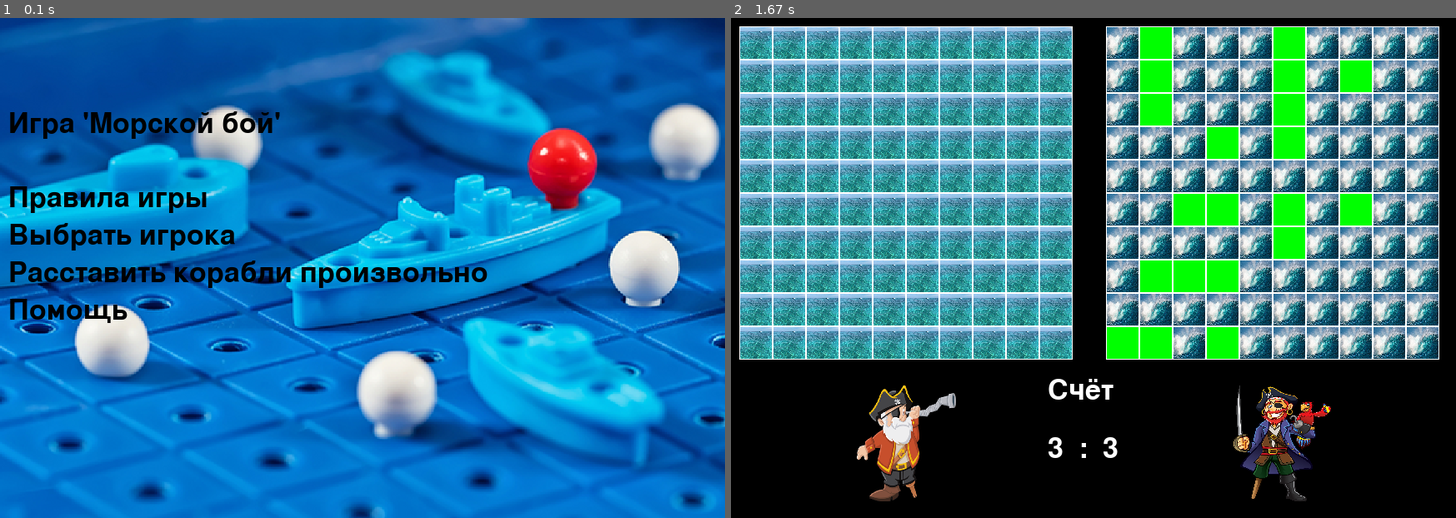
Above: before the commit, frames 1-2 (left to right).
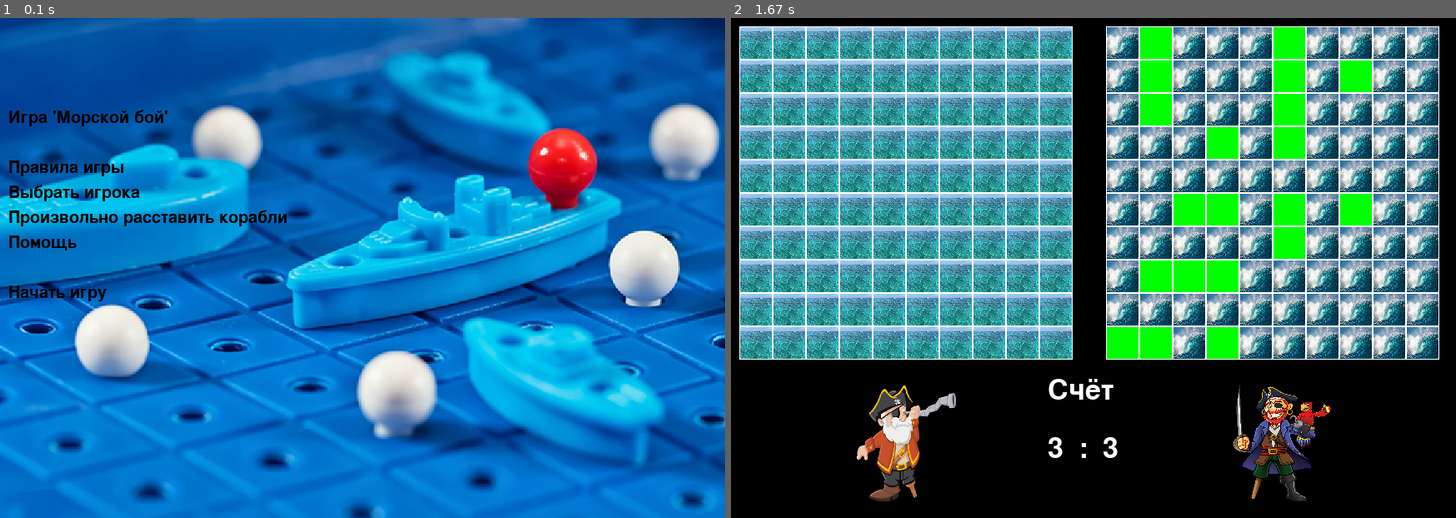
Above: after the commit, the same moments.

Repository: EkaterinaKopytina-Zhemchuzhnikova/pygame_project
Game: pygame game, started from board.py
Same seed, same stepped clock (60 frames per second), same inputs: the game is played once before the commit and once after it.
Inputs:
- Up to frame 1 (0.1 s): no input
- Up to frame 2 (1.67 s): hold Right 0.33-0.8 s; tap 4 at 0.83 s

The runs differ from the first frame. In frame 1, 4.4% of the frame differs, in the area x 1-68%, y 18-61%; in frame 2, nothing differs.

Commit message:
с тайлами и музыкой

Diff:
--- a/board.py
+++ b/board.py
@@ -1,4 +1,6 @@
-import pygame, os, sys
+import pygame
+import os
+import sys
 from random import randint, choice
 
 pygame.init()
@@ -6,9 +8,20 @@
 screen = pygame.display.set_mode(size)
 HERO_LIST = ['my_pirat.png', 'prog_pirat.png']
 
+
 def terminate():
     pygame.quit()
     sys.exit()
+
+
+def load_music(name):
+    fullname = os.path.join('data', name)
+    try:
+        pygame.mixer.music.load(fullname)
+        pygame.mixer.music.play(-1)
+    except pygame.error as message:
+        print('Cannot load music:', name)
+        raise SystemExit(message)
 
 
 def load_image(name, color_key=None):
@@ -29,17 +42,20 @@
 
 
 def start_screen():
+    global load_map
+    load_music('start.wav')
     x, y = None, None
     intro_text = ["Игра 'Морской бой'", "",
                   "Правила игры",
                   "Выбрать игрока",
-                  "Расставить корабли произвольно",
-                  "Помощь"]
+                  "Произвольно расставить корабли",
+                  "Помощь", "",
+                  "Начать игру"]
     menu_border = pygame.sprite.Group()
     menu_hero = pygame.sprite.Group()
     fon = pygame.transform.scale(load_image('start screen.png'), (WIDTH, HEIGHT))
     screen.blit(fon, (0, 0))
-    font = pygame.font.Font(None, 50)
+    font = pygame.font.Font(None, 30)
     text_coord = 100
     for line in intro_text:
         sprite = pygame.sprite.Sprite()
@@ -55,6 +71,8 @@
         for event in pygame.event.get():
             if event.type == pygame.QUIT:
                 terminate()
+            elif event.type == pygame.KEYDOWN:
+                return
             elif event.type == pygame.MOUSEBUTTONDOWN:
                 for spr in menu_border:
                     if spr.intro_rect.collidepoint(event.pos):
@@ -66,12 +84,15 @@
                         elif index_in_nenu == 3:
                             choose_hero(menu_hero)
                         elif index_in_nenu == 4:
-                            pass
+                            color = '#4169E1' if load_map else 'black'
+                            pygame.draw.line(screen, pygame.Color(color), (10, 255), (287, 255), 2)
+                            load_map = not load_map
                         elif index_in_nenu == 5:
                             readfile('data/Help.txt')
-            elif event.type == pygame.KEYDOWN:
-                return
+                        elif index_in_nenu == 7:
+                            return
         pygame.display.flip()
+
 
 def choose_hero(hero):
     global my_hero_image
@@ -100,6 +121,7 @@
                         my_hero_image = HERO_LIST[index_in_nenu_hero]
         hero.draw(screen)
         pygame.display.flip()
+
 
 def readfile(filename):
     screen.fill(pygame.Color("#4682B4"))
@@ -148,7 +170,8 @@
                                                          (self.cell_size, self.cell_size)), pygame.transform.scale(
             load_image('one.png'), (self.cell_size, self.cell_size))
         self.bomb = pygame.transform.scale(load_image('boom.png'),
-                                                         (self.cell_size - 3, self.cell_size - 3))
+                                           (self.cell_size - 3, self.cell_size - 3))
+
     def render(self):
         for y in range(self.height):
             for x in range(self.width):
@@ -318,7 +341,7 @@
         self.bomb = pygame.transform.scale(load_image('boom.png'),
                                            (self.cell_size - 3, self.cell_size - 3))
         self.water = pygame.transform.scale(load_image('water.jpg'),
-                                                         (self.cell_size, self.cell_size))
+                                            (self.cell_size, self.cell_size))
 
     def get_cell(self, mouse_pos):
         cell_x = (mouse_pos[0] - self.left) // self.cell_size
@@ -499,6 +522,7 @@
 
 
 def congradulations(winner):
+    load_music('final.wav')
     message = "Вы выиграли! Поздравляем!" if winner == "people" else "Вы проиграли!"
     font = pygame.font.Font(None, 50)
     text = font.render(message, True, pygame.Color("#000080"))
@@ -551,22 +575,50 @@
     for _ in range(baloon_count):
         Baloon(mess_rect)
 
+
 def total_play(my_total=3, enemy_total=3):
     font = pygame.font.Font(None, 50)
     text1 = font.render("Счёт", True, pygame.Color("white"))
     text1_x, text1_y = 380, 430
-    text1_w, text1_h = text1.get_width(), text1.get_height()
     text2 = font.render(f"{my_total}  :  {enemy_total}", True, pygame.Color("white"))
     text2_x, text2_y = 380, 500
-    text2_w, text2_h = text2.get_width(), text2.get_height()
     screen.blit(text1, (text1_x, text1_y))
     screen.blit(text2, (text2_x, text2_y))
 
+
+def load_map_file(filename):
+    filename = "data/" + filename
+    # читаем уровень, убирая символы перевода строки
+    with open(filename, 'r') as mapFile:
+        level_map = [line.strip() for line in mapFile]
+    max_width = max(map(len, level_map))
+    return list(map(lambda x: x.ljust(max_width, '.'), level_map))
+
+
+tiles_group = pygame.sprite.Group()
+
+
+class Tile(pygame.sprite.Sprite):
+    def __init__(self, tile_type, pos_x, pos_y):
+        super().__init__(tiles_group)
+        self.image = tile_images[tile_type]
+        self.rect = self.image.get_rect().move(tile_width * pos_x + 10, tile_height * pos_y + 10)
+
+
+def generate_map(my_map):
+    for y in range(len(my_map)):
+        for x in range(len(my_map[y])):
+            if my_map[y][x] == '.':
+                Tile('water', x, y)
+            elif my_map[y][x] == '#':
+                Tile('boat', x, y)
+
+
 # congradulations('people')
+load_map = False
 my_hero_image = None
 start_screen()
-my_board = MyBoard(10, 10)
-my_board.set_view(10, 10, 40)
+load_music('base.wav')
 en_board = EnemyBoard(10, 10)
 en_board.set_view(450, 10, 40)
 en_board.take_a_cage()
@@ -574,6 +626,16 @@
 one = two = three = four = right = None
 move = True
 can_arrange = True
+if load_map:
+    tile_width = tile_height = 40
+    tile_images = {'water': pygame.transform.scale(load_image('water.jpg'),
+                                                   (tile_width, tile_height)),
+                   'boat': pygame.transform.scale(load_image('one.png'), (tile_width, tile_height))}
+
+    generate_map(load_map_file(choice(['first_test_map.txt', 'second_test_map.txt'])))
+else:
+    my_board = MyBoard(10, 10)
+    my_board.set_view(10, 10, 40)
 
 while running:
     for event in pygame.event.get():
@@ -581,7 +643,11 @@
             running = False
         if event.type == pygame.MOUSEBUTTONDOWN:
             if can_arrange:
-                my_board.get_click(event.pos)
+                pass
+                # if load_map:
+                #     tile.get_click(event.pos)
+                # else:
+                #     my_board.get_click(event.pos)
             else:
                 en_board.get_click(event.pos)
         if event.type == pygame.KEYDOWN:
@@ -597,16 +663,19 @@
                 one, two, three, four = False, False, True, False
             elif event.key == pygame.K_4:
                 one, two, three, four = False, False, False, True
-
     screen.fill((0, 0, 0))
     if my_hero_image:
         screen.blit(pygame.transform.scale(load_image(my_hero_image), (120, 140)), (150, 440))
-        screen.blit(pygame.transform.scale(load_image(HERO_LIST[1 - HERO_LIST.index(my_hero_image)]), (120, 140)), (600, 440))
+        screen.blit(pygame.transform.scale(load_image(HERO_LIST[1 - HERO_LIST.index(my_hero_image)]), (120, 140)),
+                    (600, 440))
     else:
         screen.blit(pygame.transform.scale(load_image(HERO_LIST[0]), (120, 140)), (150, 440))
         screen.blit(pygame.transform.scale(load_image(HERO_LIST[1]), (120, 140)), (600, 440))
+    if load_map:
+        tiles_group.draw(screen)
+    else:
+        my_board.render()
     total_play()
-    my_board.render()
     en_board.render()
     pygame.display.flip()
 terminate()
--- /dev/null
+++ b/data/first_test_map.txt
@@ -0,0 +1,10 @@
+..........
+#.#.#..##.
+.........
+#....#...
+#........
+..##..###
+.........
+####...###
+..........
+..........
--- /dev/null
+++ b/data/second_test_map.txt
@@ -0,0 +1,10 @@
+#.#.#.....
+......##.
+.........
+#....#...
+#........
+..##..###
+.........
+.........#
+.........#
+####.....#
Not shown, added: data/base.wav
Not shown, added: data/final.wav
Not shown, added: data/start.wav
